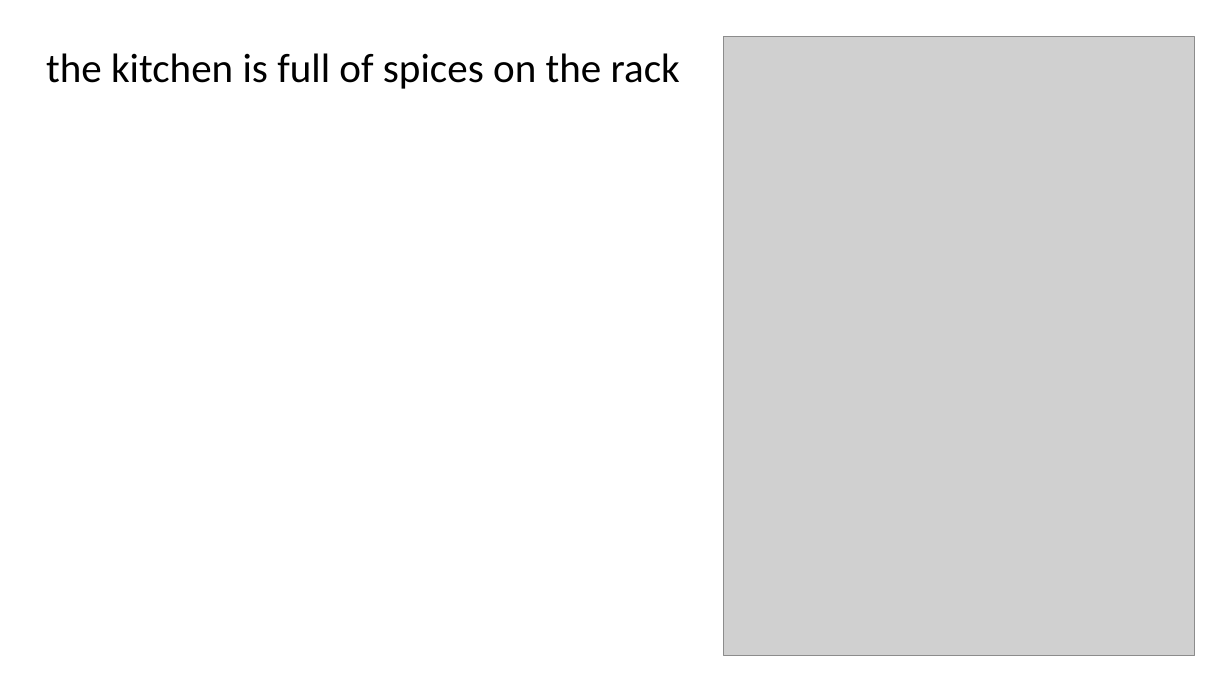
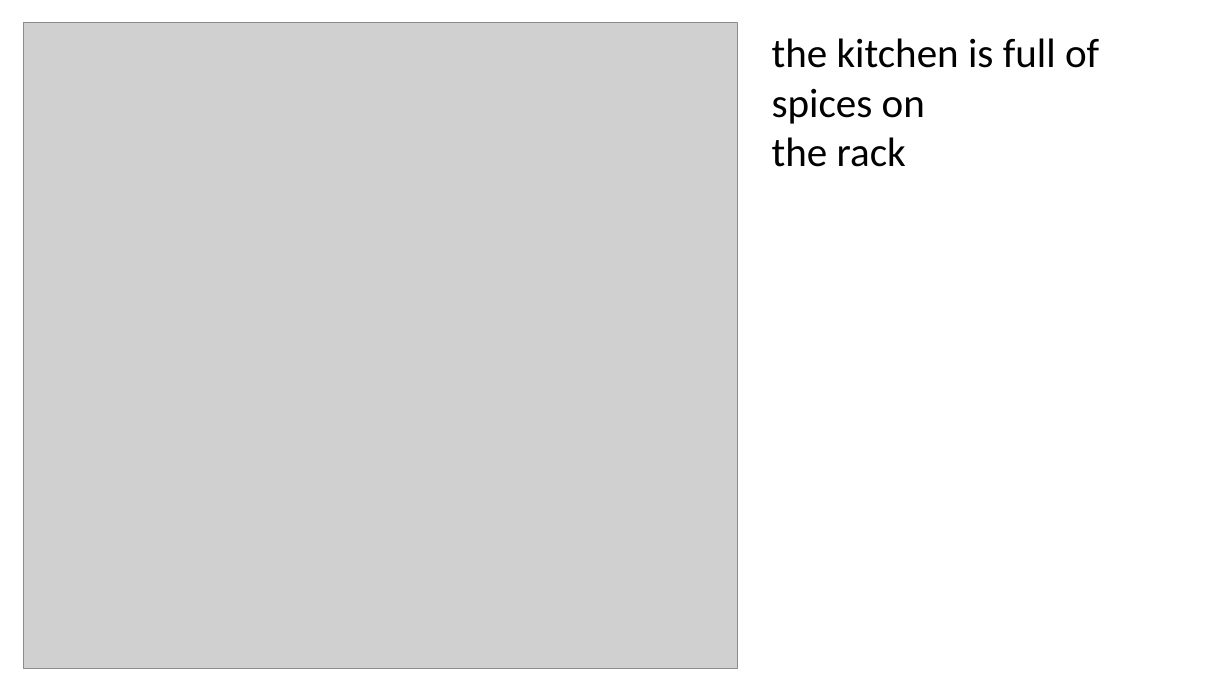
Before and after one commit to kozmojor/Instruction-Slide-Editing, a slide deck: slide 20 of coco_relayout_out.pptx (slide 4 before the commit). Drawn at 1232x693 pixels with LibreOffice and Linux fonts; fonts in the diff are those of the drawing; grey boxes stand for pictures. Boxes give left, top, right and bottom in pixels: in the first picture for what was removed or moved away, otherwise in the second. Text is boxed around its words. In the diff, an @@ line names an element or a change of style, - is before the commit and + after.

```diff
--- a/coco_relayout_out.pptx
+++ b/coco_relayout_out.pptx
@@ picture: place and size @@
-picture at [724,37,1195,656]
+picture at [23,22,738,669]
@@ text at [772,38,1099,167]: text changed @@
-the kitchen is full of spices on the rack
+the kitchen is full of spices on
+the rack
```
Also in this commit, not shown: 19 other slides changed, 8 other files.
